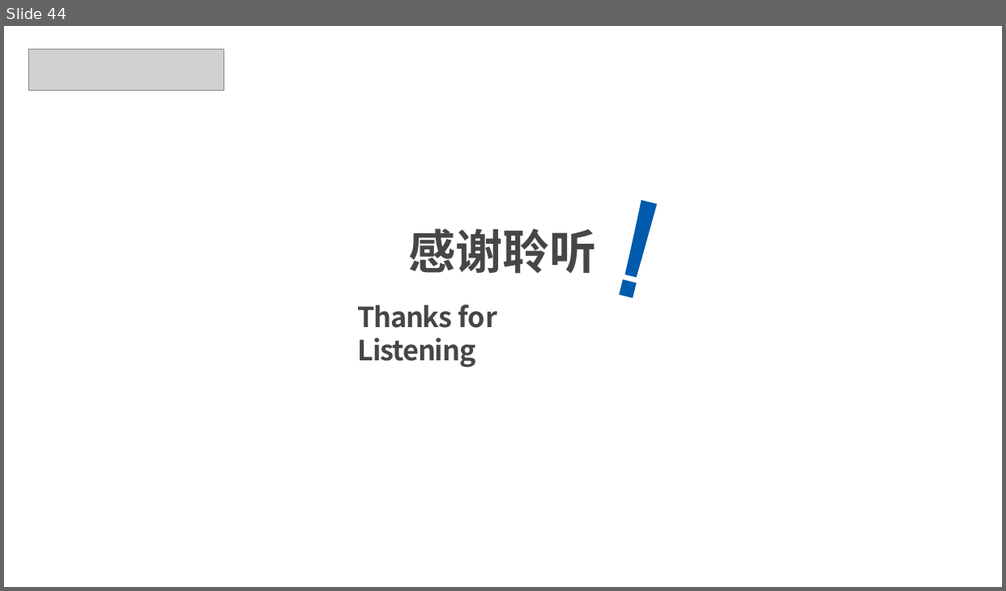
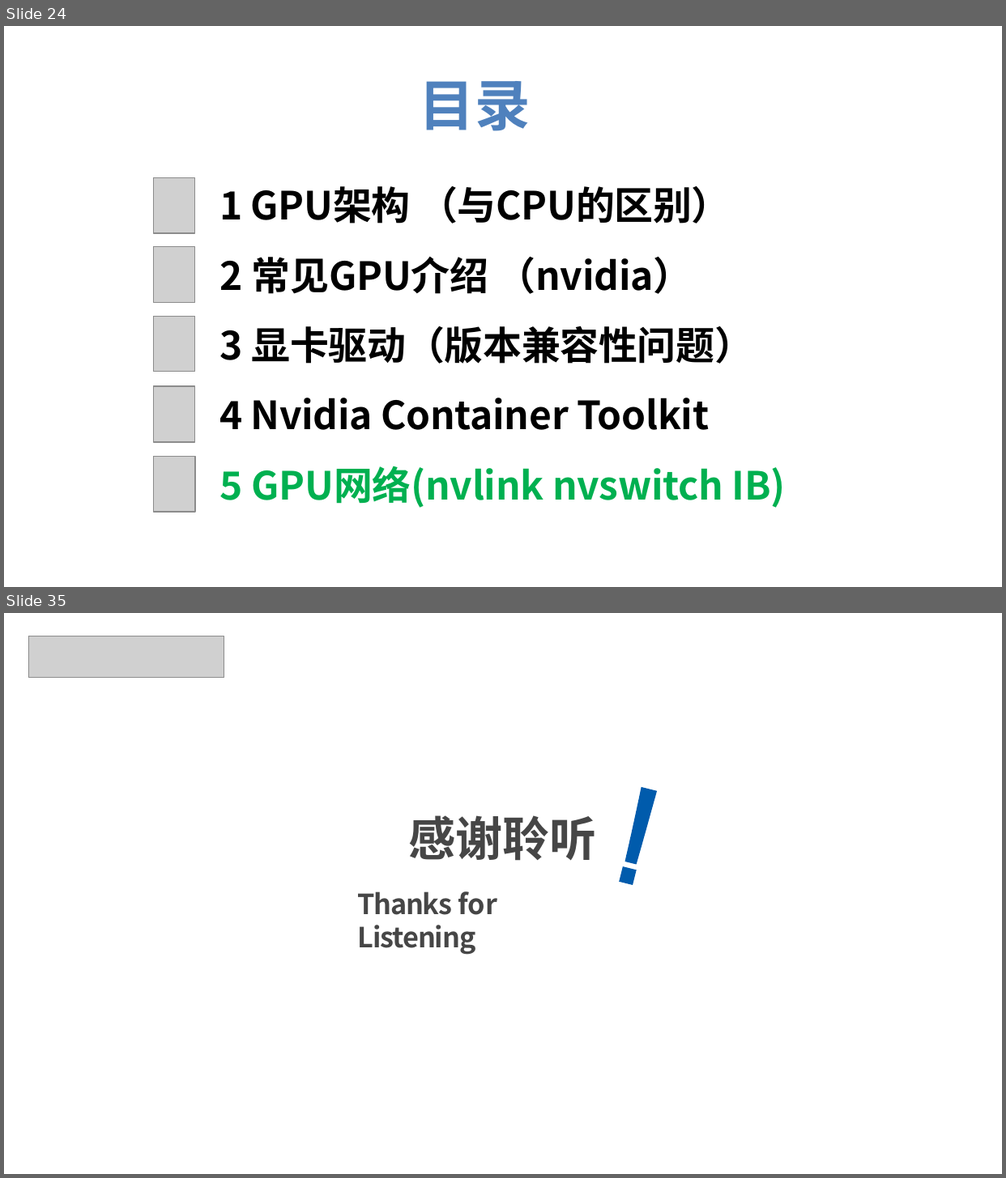
Before and after one commit to xws117/Bilibili-tutorial, a slide deck: 3-CUDA C编程及GPU基本知识.pptx. Shown one above the other, each under a label of ours: slide 44 before the commit, slides 24 and 35 after it; the slides between them are not shown. The pictures are 1006x591 and 1006x1178 pixels, drawn with LibreOffice and Linux fonts; fonts in the diff are those of the drawing; grey boxes stand for pictures; background and template pictures are left out. Boxes give left, top, right and bottom in pixels: in the first picture for what was removed or moved away, otherwise in the second. Text is boxed around its words. In the diff, an @@ line names an element or a change of style, - is before the commit and + after.

```diff
--- a/3-CUDA C编程及GPU基本知识.pptx
+++ b/3-CUDA C编程及GPU基本知识.pptx
@@ slide 24 added at <box>4,26,1002,587</box>, background #FFFFFF @@
@@ text added at <box>420,81,530,131</box>, 40 pt, text #4F81BD, bold @@
+目录
@@ picture added at <box>154,177,196,233</box> @@
@@ text added at <box>219,186,731,224</box>, 28 pt, text #000000, bold @@
+1 GPU架构 （与CPU的区别）
@@ picture added at <box>154,246,196,302</box> @@
@@ text added at <box>220,257,692,294</box>, 28 pt, text #000000, bold @@
+2 常见GPU介绍 （nvidia）
@@ picture added at <box>154,317,196,373</box> @@
@@ text added at <box>220,326,753,364</box>, 28 pt, text #000000, bold @@
+3 显卡驱动（版本兼容性问题）
@@ picture added at <box>154,386,196,442</box> @@
@@ text added at <box>219,398,709,430</box>, 28 pt, text #000000, bold @@
+4 Nvidia Container Toolkit
@@ picture added at <box>154,456,196,512</box> @@
@@ text added at <box>220,467,786,508</box>, 28 pt, text #00B050, bold @@
+5 GPU网络(nvlink nvswitch IB)
@@ what was slide 44 is now slide 35 @@
```
Also in this commit, not shown: 8 slides changed, 15 other slides added, 25 slides removed.
